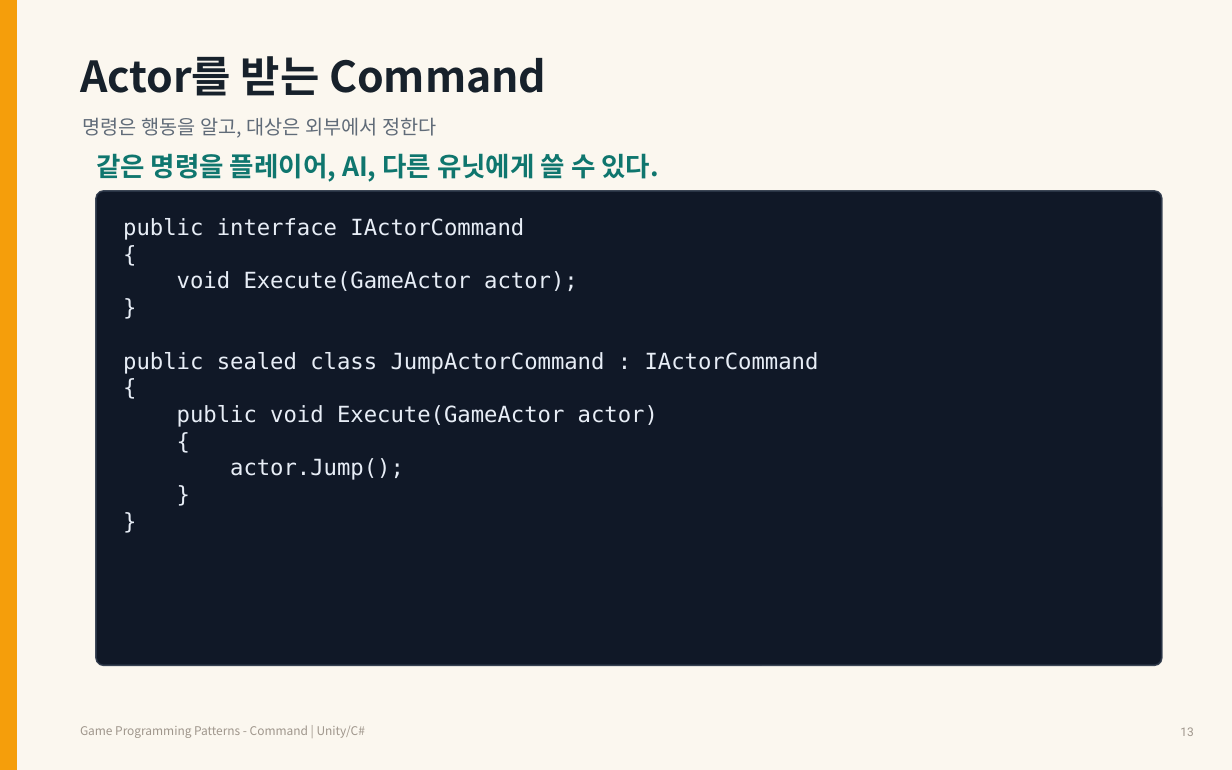
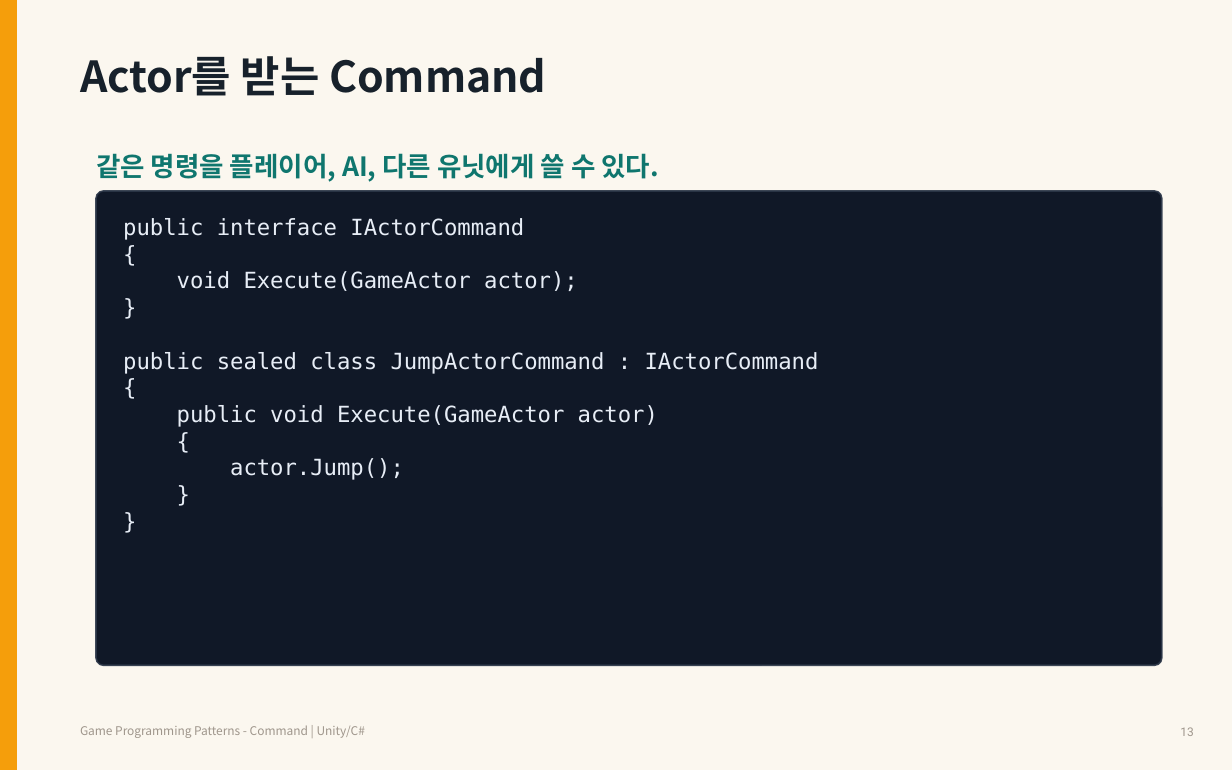
Before and after one commit to Meerkat-GMD/unity-programming-pattern, a slide deck: slide 13 of 강의자료/유니티 프로그래밍 패턴 2차시 - Command Pattern.pptx. Drawn at 1232x770 pixels with LibreOffice and Linux fonts; fonts in the diff are those of the drawing. Boxes give left, top, right and bottom in pixels: in the first picture for what was removed or moved away, otherwise in the second. Text is boxed around its words. In the diff, an @@ line names an element or a change of style, - is before the commit and + after.

```diff
--- a/강의자료/유니티 프로그래밍 패턴 2차시 - Command Pattern.pptx
+++ b/강의자료/유니티 프로그래밍 패턴 2차시 - Command Pattern.pptx
@@ text removed at (x1=83, y1=117, x2=436, y2=138) @@
-명령은 행동을 알고, 대상은 외부에서 정한다
```
Also in this commit, not shown: 32 other slides changed.
